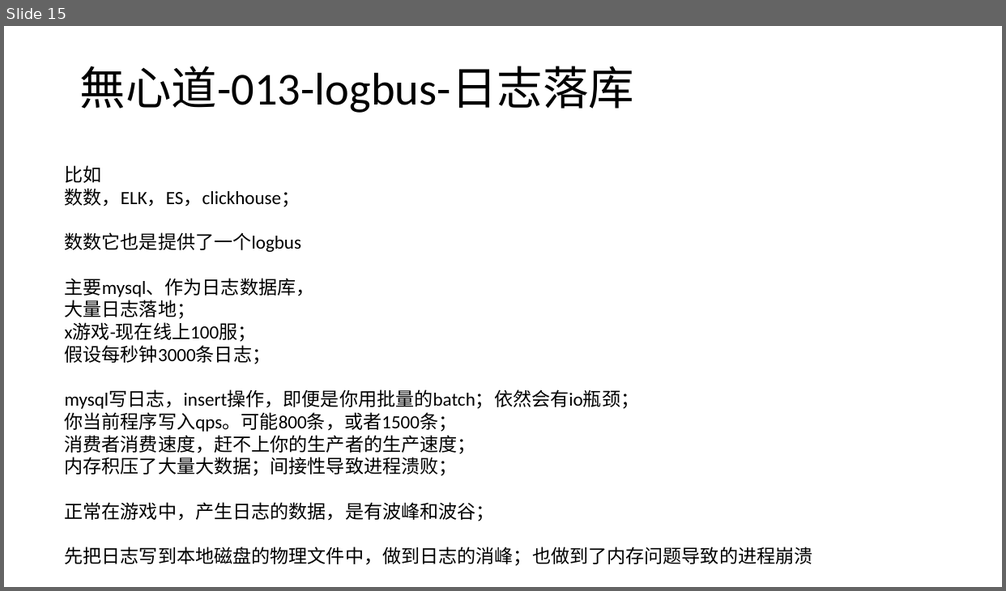
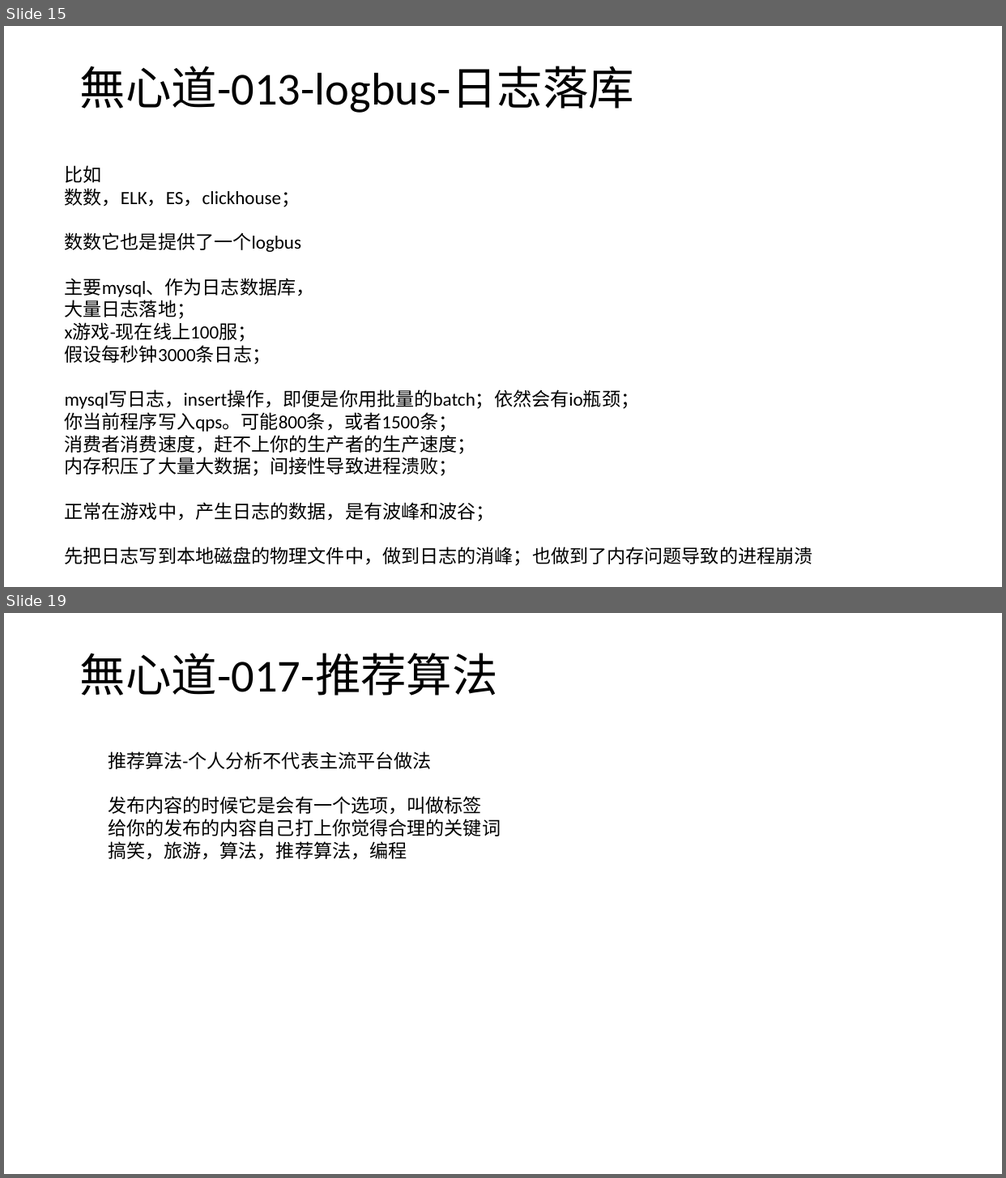
Before and after one commit to wxd-gaming/wxdgaming.boot, a slide deck: 無心道快速开发演示文稿.pptx. Shown one above the other, each under a label of ours: slide 15 before the commit, slides 15 and 19 after it; the slides between them are not shown. The pictures are 1006x591 and 1006x1178 pixels, drawn with LibreOffice and Linux fonts; fonts in the diff are those of the drawing. Boxes give left, top, right and bottom in pixels: in the first picture for what was removed or moved away, otherwise in the second. Text is boxed around its words. In the diff, an @@ line names an element or a change of style, - is before the commit and + after.

```diff
--- a/無心道快速开发演示文稿.pptx
+++ b/無心道快速开发演示文稿.pptx
@@ slide 19 added at (x1=4, y1=613, x2=1002, y2=1174), background #FFFFFF @@
@@ title added at (x1=80, y1=653, x2=498, y2=696), 44 pt, text #000000 @@
+無心道-017-推荐算法
@@ text added at (x1=108, y1=752, x2=501, y2=860), 18 pt, text #000000 @@
+推荐算法-个人分析不代表主流平台做法
+发布内容的时候它是会有一个选项，叫做标签
+给你的发布的内容自己打上你觉得合理的关键词
+搞笑，旅游，算法，推荐算法，编程
```
Also in this commit, not shown: 1 slide changed, 4 other slides added.
